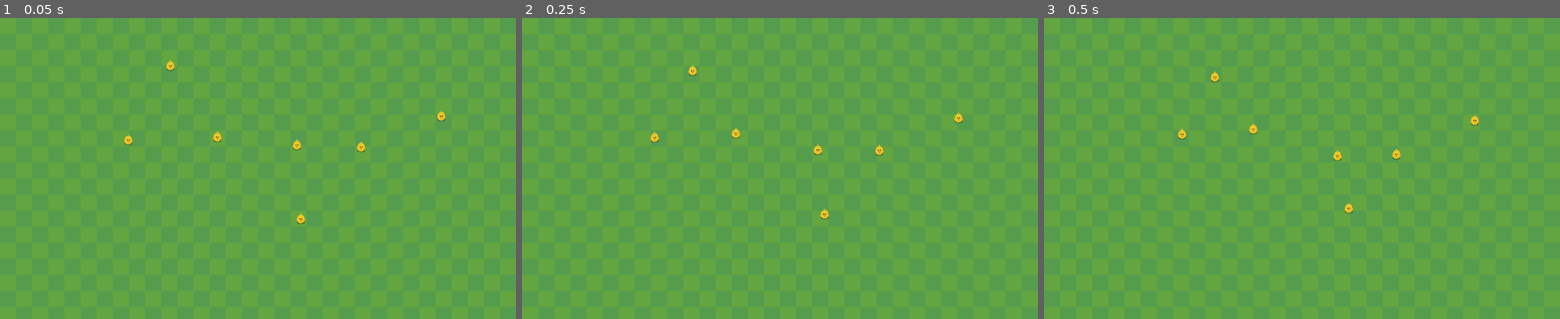
Above: before the commit, frames 1-3 (left to right).
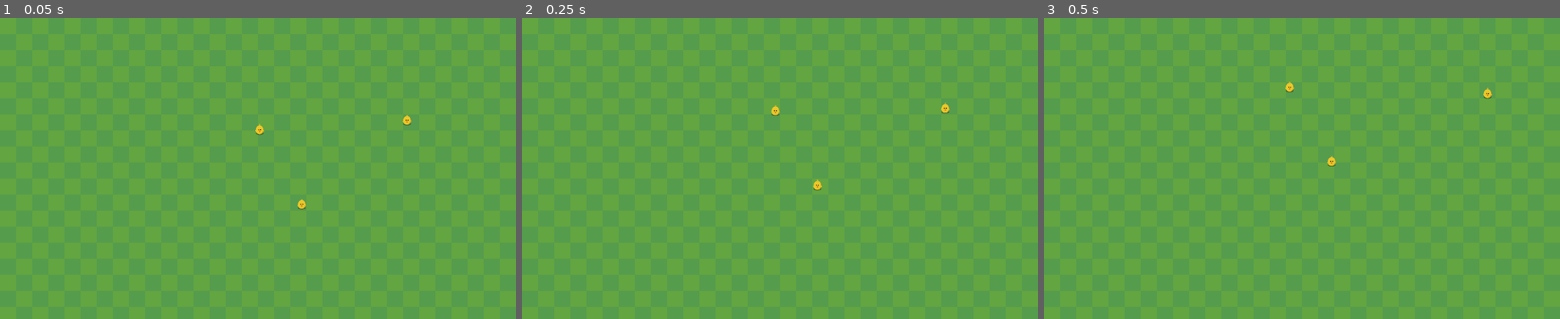
Above: after the commit, the same moments.

Repository: kyrick/godot-boids
Game: Godot game, scene res://src/Levels/TestLevel.tscn
Two runs of this game, one before a commit and one after it. Both use one fixed random seed, a clock stepped at 60 frames per second and the inputs below. The project has no main scene, so this scene is started directly.
Inputs:
- Up to frame 1 (0.05 s): no input
- Up to frame 2 (0.25 s): no input
- Up to frame 3 (0.5 s): no input

The runs differ from the first frame. In frame 1, 0.4% of the frame differs, in the area x 24-87%, y 13-69%; in frame 2, 0.4%, in the area x 24-86%, y 15-67%; in frame 3, 0.4%.

Commit message:
overhaul flocking. Temp disable mouse

Diff:
--- a/src/Actors/Chicken/Chicken.gd
+++ b/src/Actors/Chicken/Chicken.gd
@@ -3,45 +3,75 @@
 export(float) var avoid_distance: = 100.0
 
 var _flock: Array = []
+var _mouse_target = Vector2.INF
+var _velocity = Vector2(rand_range(-1, 1), rand_range(-1, 1)).normalized() * speed
 
 
 func _on_FlockView_body_entered(body: PhysicsBody2D):
-	_flock.append(body)
+	if self != body:
+		_flock.append(body)
 
 
 func _on_FlockView_body_exited(body: PhysicsBody2D):
-	var i = _flock.find(body)
-	_flock.remove(i)
+	_flock.remove(_flock.find(body))
+
+
+func _input(event):
+	if event is InputEventMouseButton:
+		_mouse_target = event.position
 
 
 func _physics_process(delta):
-	var center: = get_flock_center()
-	if center != Vector2.INF:
-		var avoid_dir = get_avoid_direction()
-		var center_dir = get_direction(center)
-		move_and_slide((avoid_dir + center_dir) * speed)
+	var mouse_vector = Vector2.ZERO
+	if _mouse_target != Vector2.INF:
+		mouse_vector = global_position.direction_to(_mouse_target) * speed - _velocity
+
+	var center_vector = get_center_vector(_flock)
+	var avoid_vector = get_avoid_vector(_flock)
+	var align_vector = align_to_flock(_flock, _velocity)
+
+	var acceleration = align_vector + avoid_vector + center_vector
+
+	_velocity = (_velocity + acceleration).clamped(speed)
+
+	_velocity = move_and_slide(_velocity)
 
 
-func get_direction(target: Vector2) -> Vector2:
-	return global_position.direction_to(target)
+func align_to_flock(flock: Array, vector: Vector2) -> Vector2:
+	var out: = Vector2()
+
+	if flock.size():
+		var flock_v: = Vector2()
+		for f in flock:
+			flock_v += f._velocity
+		out = (flock_v / flock.size()) - vector
+
+	return out
 
 
-func get_flock_center() -> Vector2:
-	var center: = Vector2.INF
-	if _flock.size():
+func get_center_vector(flock: Array) -> Vector2:
+	var flock_center: = get_flock_center(flock)
+	var center_speed = global_position.distance_to(flock_center)/ 100
+	var center_vector = global_position.direction_to(flock_center) * center_speed
+	return center_vector
+
+
+func get_flock_center(flock: Array) -> Vector2:
+	var center: = global_position
+	if flock.size():
 		var total: = Vector2()
-		for f in _flock:
+		for f in flock:
 			total += f.global_position
-		center = total / _flock.size()
+		center = total / flock.size()
 	return center
 
 
-func get_avoid_direction() -> Vector2:
+func get_avoid_vector(flock: Array) -> Vector2:
 	var avoid_vector: = Vector2.ZERO
 
-	for f in _flock:
+	for f in flock:
 		var neighbor_pos: Vector2 = f.global_position
 		if global_position.distance_to(neighbor_pos) < avoid_distance:
-			avoid_vector += global_position.direction_to(neighbor_pos) * -1
+			avoid_vector -= (neighbor_pos - global_position)
 
 	return avoid_vector
--- a/src/Actors/Chicken/Chicken.tscn
+++ b/src/Actors/Chicken/Chicken.tscn
@@ -45,10 +45,11 @@
 [node name="Chicken" type="KinematicBody2D" groups=[
 "prey",
 ]]
-collision_mask = 9
+position = Vector2( -2.70764, 0.902496 )
+collision_mask = 8
 script = ExtResource( 6 )
-speed = 50.0
-avoid_distance = 50.0
+speed = 200.0
+avoid_distance = 100.0
 
 [node name="AnimatedSprite" type="AnimatedSprite" parent="."]
 position = Vector2( -7.62939e-06, -0.231535 )
--- a/src/Levels/TestLevel.tscn
+++ b/src/Levels/TestLevel.tscn
@@ -13,22 +13,10 @@
 [node name="Chickens" type="Node" parent="."]
 
 [node name="Chicken" parent="Chickens" instance=ExtResource( 2 )]
-position = Vector2( 253.377, 243.536 )
+position = Vector2( 799.72, 209.159 )
 
 [node name="Chicken2" parent="Chickens" instance=ExtResource( 2 )]
-position = Vector2( 432.656, 238.054 )
-
-[node name="Chicken3" parent="Chickens" instance=ExtResource( 2 )]
-position = Vector2( 338.299, 93.0325 )
+position = Vector2( 598.401, 379.244 )
 
 [node name="Chicken4" parent="Chickens" instance=ExtResource( 2 )]
-position = Vector2( 589.725, 251.097 )
-
-[node name="Chicken5" parent="Chickens" instance=ExtResource( 2 )]
-position = Vector2( 717.996, 255.618 )
-
-[node name="Chicken6" parent="Chickens" instance=ExtResource( 2 )]
-position = Vector2( 877.441, 194.533 )
-
-[node name="Chicken7" parent="Chickens" instance=ExtResource( 2 )]
-position = Vector2( 596.589, 401.428 )
+position = Vector2( 518.415, 231.532 )
